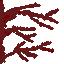
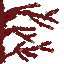
Comparing the layer stacks of the two 64×64 images. Changes:
painted on "art" over box(19, 3, 55, 53)
